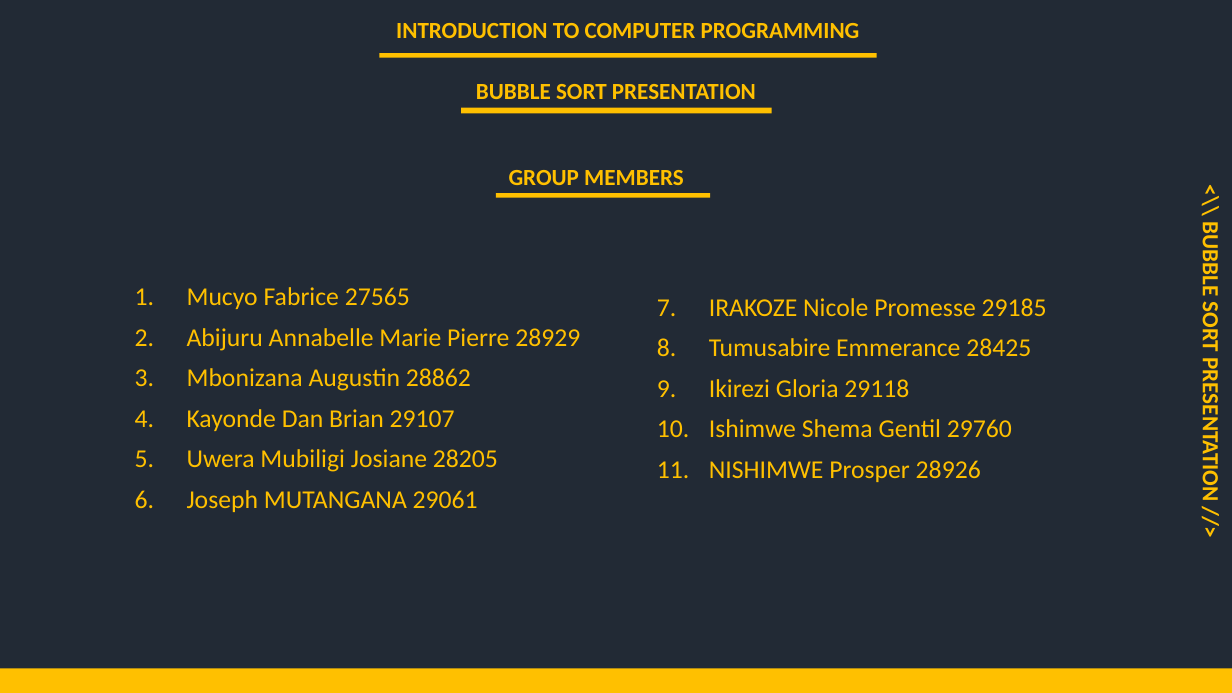
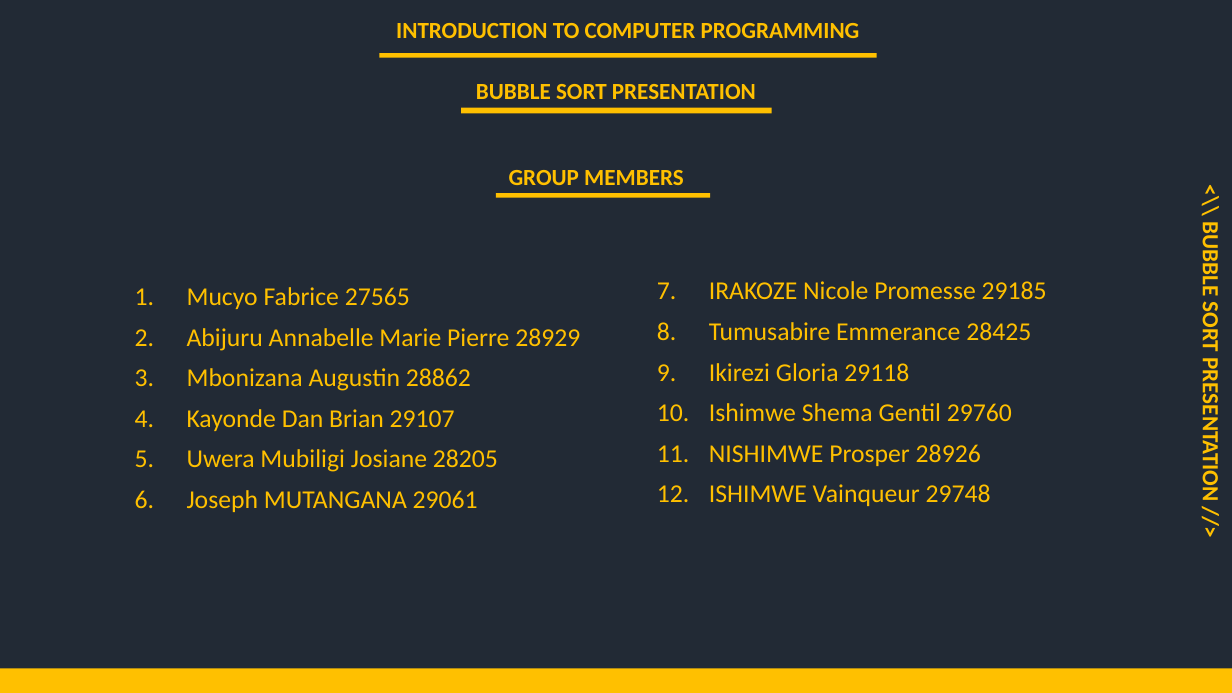
Before and after one commit to mutanganajoseph/Documents, a slide deck: slide 1 of auca/Sem-3/ICP/Assignment/Solution/Group4_Bubble_Sort_Presentation.pptx. Drawn at 1232x693 pixels with LibreOffice and Linux fonts; fonts in the diff are those of the drawing. Boxes give left, top, right and bottom in pixels: in the first picture for what was removed or moved away, otherwise in the second. Text is boxed around its words. In the diff, an @@ line names an element or a change of style, - is before the commit and + after.

```diff
--- a/auca/Sem-3/ICP/Assignment/Solution/Group4_Bubble_Sort_Presentation.pptx
+++ b/auca/Sem-3/ICP/Assignment/Solution/Group4_Bubble_Sort_Presentation.pptx
@@ text "IRAKOZE Nicole Promesse 29185": place and size @@
-text "IRAKOZE Nicole Promesse 29185" at (709, 298, 1047, 482)
+text "IRAKOZE Nicole Promesse 29185" at (709, 281, 1047, 506)
@@ text at (709, 484, 991, 506): paragraph added @@
+12. ISHIMWE Vainqueur 29748
```
Also in this commit, not shown: 35 other files.
